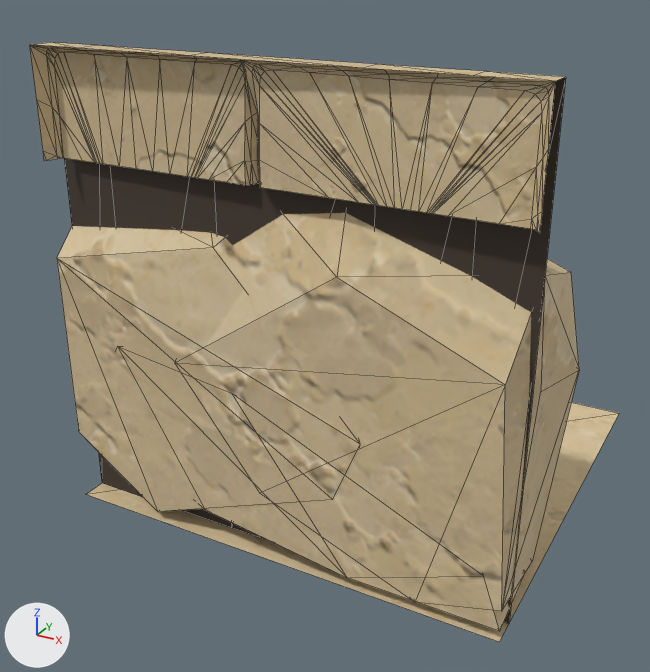
An edit to the glTF model assets/custom/models/ground_modules/ground_square_edge_09.glb, drawn before and after from the same camera.
Camera for both pictures: a 50 mm lens placed at (1.342, -1.287, 1.18), pointed at (0.425, 0.381, 0.345). Every picture has the same lights, and +X, +Y and +Z are marked at lower left. The older version comes first. Mesh edges are drawn as thin lines. Vertices at exactly the same position are counted once.

Script lines for the objects in view, before the commit:
```python
me_groundsquareedge09_bodymesh_001 = bpy.data.meshes.new('GroundSquareEdge09_BodyMesh.001')
me_groundsquareedge09_bodymesh_001.from_pydata(...)  # 217 vertices, 333 faces; spans x 0.0..1.0, y 0.0..1.0, z 0.0..1.0
# faces by material slot: [107, 104, 112, 10]
me_groundsquareedge09_bodymesh_001.materials.append(mat_sandstone_plate_1_008)
me_groundsquareedge09_bodymesh_001.materials.append(mat_sandstone_plate_3_008)
me_groundsquareedge09_bodymesh_001.materials.append(mat_sandstone_plate_13_008)
me_groundsquareedge09_bodymesh_001.materials.append(mat_groundmodulerecess)  # brown #453c32
ob_groundsquareedge09_body = bpy.data.objects.new('GroundSquareEdge09_Body', me_groundsquareedge09_bodymesh_001)
ob_groundsquareedge09_body.location = (0.0, 0.0, 0.0)
```
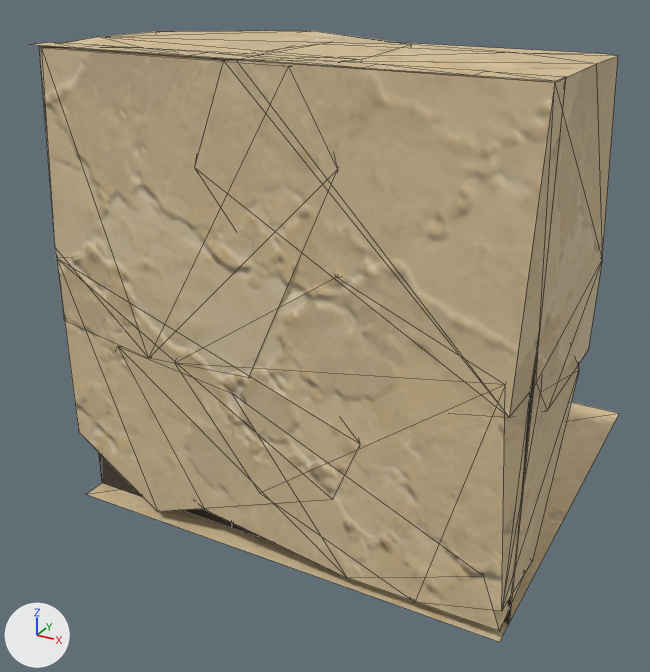
Edits to the bpy script that builds the scene:
```text
Change me_groundsquareedge09_bodymesh_001:
    used by ob_groundsquareedge09_body; location = (0.0, 0.0, 0.0)
    remove me_groundsquareedge09_bodymesh_001.from_pydata(...)  # 217 vertices, 333 faces; spans x 0.0..1.0, y 0.0..1.0, z 0.0..1.0
    add me_groundsquareedge09_bodymesh_001.from_pydata(...)  # 133 vertices, 224 faces; spans x 0.0..1.0, y 0.0..1.0, z 0.0..1.0
    me_groundsquareedge09_bodymesh_001 part 1: a new loose piece of 26 vertices spanning x 0.0..0.688, y 0.0..0.533, z 0.4..0.999, in mat_sandstone_plate_13_008
    me_groundsquareedge09_bodymesh_001 part 2: a new loose piece of 24 vertices spanning x 0.35..1.0, y 0.0..0.494, z 0.4..0.998, in mat_sandstone_plate_13_008
    me_groundsquareedge09_bodymesh_001 part 3
    134 vertices are removed from x 0.0..1.0, y 0.0..0.071, z 0.78..1.0
    201 faces are deleted
    remove me_groundsquareedge09_bodymesh_001.materials.append(mat_sandstone_plate_3_008)
```

Boxes (x1, y1, x2, y2) around the edits, measured in the pictures (650 x 672 px):
'GroundSquareEdge09_Body', reshaped: before (29, 42, 619, 642); after (31, 31, 619, 642)
part 1 of me_groundsquareedge09_bodymesh_001, added (beige): after (39, 31, 411, 378)
part 2 of me_groundsquareedge09_bodymesh_001, added (beige): after (220, 43, 618, 417)
part 3 of me_groundsquareedge09_bodymesh_001, deleted (beige): before (29, 45, 555, 233)
